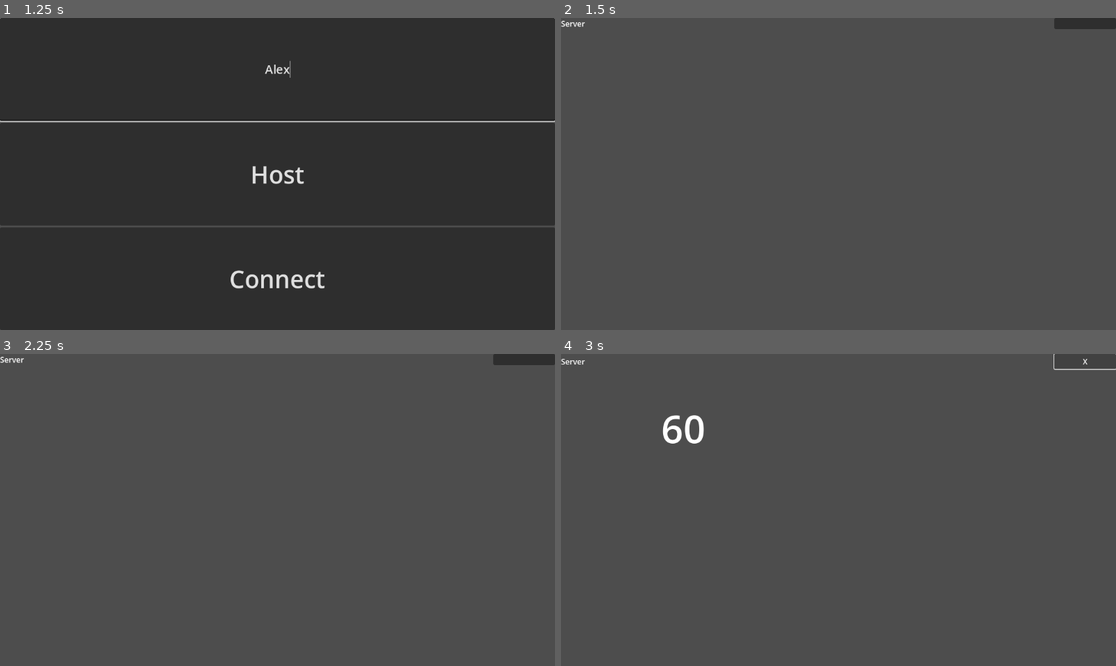
Above: before the commit, frames 1-4 (two rows, left to right).
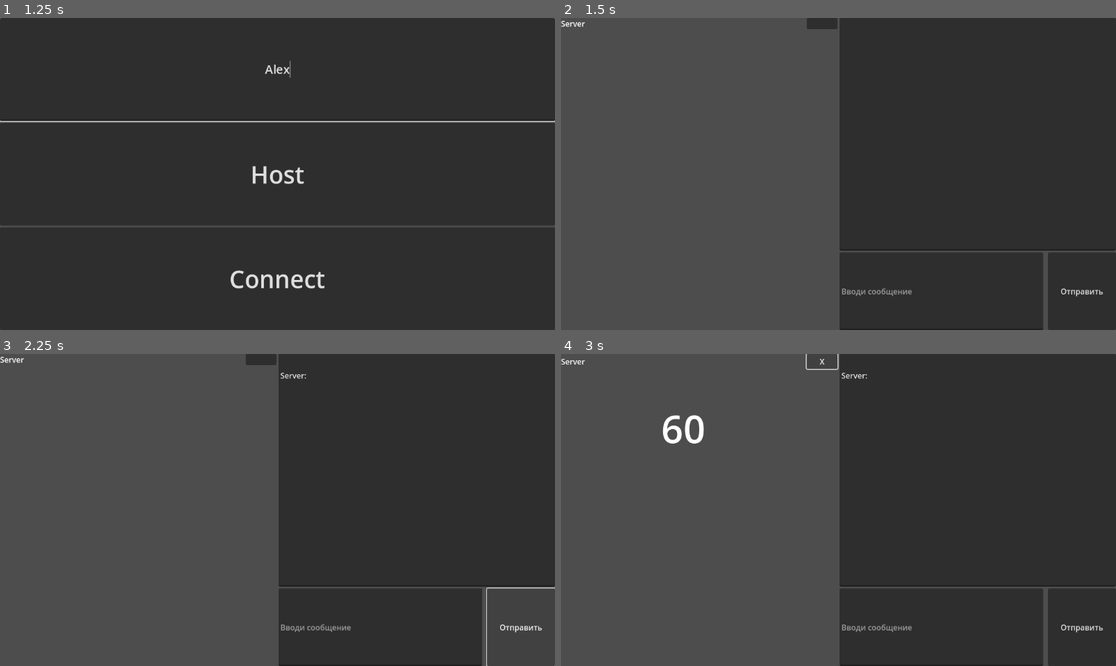
Above: after the commit, the same moments.

Repository: Dimlock/mp_test
Game: Godot game, scene res://main.tscn
Two runs of this game, one before a commit and one after it. Both use one fixed random seed, a clock stepped at 60 frames per second and the inputs below.
Inputs (mouse positions are in pixels of both pictures, inside the frame that each line leads up to; where the layout moved, square brackets give the same spot in the first picture):
- Up to frame 1 (1.25 s): click (277, 71) at 0.52 s; type "Alex" at 0.6 s
- Up to frame 2 (1.5 s): click "Host" at 1.25 s
- Up to frame 3 (2.25 s): click (521, 628) at 2 s, where only the run after the commit has a clickable "Отправить"
- Up to frame 4 (3 s): click (821, 360) [1082, 360] at 2.75 s

Frame 1 is identical in both runs. In frame 2, 49% of the frame differs, in the area x 44-100%, y 0-100%; in frame 3, 46%; in frame 4, 49%.

Commit message:
Чат подключен

Diff:
--- a/chat.gd
+++ b/chat.gd
@@ -12,10 +12,8 @@
 
 
 func _on_send_pressed() -> void:
-	if not multiplayer.is_server():
-		network_chat_manager.send_message.rpc_id(1, message_text.text)
-	else:
-		network_chat_manager.send_message(message_text.text)
+	network_chat_manager.send_message.rpc(message_text.text)
+
 
 func _on_chat_history_changed(message):
 	chat_text.text = message
--- a/lobby.tscn
+++ b/lobby.tscn
@@ -1,8 +1,9 @@
-[gd_scene load_steps=4 format=3 uid="uid://breyp3c0xjy1d"]
+[gd_scene load_steps=5 format=3 uid="uid://breyp3c0xjy1d"]
 
 [ext_resource type="Script" uid="uid://bav5kga1pvge5" path="res://lobby.gd" id="1_2wvic"]
 [ext_resource type="PackedScene" uid="uid://c5djpgqn2478m" path="res://player_in_lobby.tscn" id="1_xrgmn"]
 [ext_resource type="PackedScene" uid="uid://cn7jqqk4ip177" path="res://lobby_timer.tscn" id="3_2wvic"]
+[ext_resource type="PackedScene" uid="uid://bs7q8ygmbtyyt" path="res://chat.tscn" id="4_tftiq"]
 
 [node name="Lobby" type="Control"]
 layout_mode = 3
@@ -27,3 +28,7 @@
 unique_name_in_owner = true
 layout_mode = 2
 size_flags_horizontal = 3
+
+[node name="Chat" parent="HBoxContainer" instance=ExtResource("4_tftiq")]
+layout_mode = 2
+size_flags_horizontal = 3
--- a/network_chat_manager.gd
+++ b/network_chat_manager.gd
@@ -7,9 +7,9 @@
 		chat_history = value
 		chat_history_changed.emit(value)
 
-@rpc("any_peer")
+@rpc("any_peer", "call_local")
 func send_message(message):
-	var nickname = Network.find_peer_nickname(multiplayer.get_remote_sender_id())
-	if not nickname:
-		nickname = Network.find_peer_nickname(1)
-	chat_history += "\n" + nickname + ": " + message
+	var player = PlayerManager.get_player_by_id(multiplayer.get_remote_sender_id())
+	if not player:
+		player = PlayerManager.get_player_by_id(get_multiplayer_authority())
+	chat_history += "\n" + player.name + ": " + message
--- a/network_chat_manager.tscn
+++ b/network_chat_manager.tscn
@@ -1,14 +1,6 @@
-[gd_scene load_steps=3 format=3 uid="uid://ny3jfu5fpmxu"]
+[gd_scene load_steps=2 format=3 uid="uid://ny3jfu5fpmxu"]
 
 [ext_resource type="Script" uid="uid://3rklucf78r5m" path="res://network_chat_manager.gd" id="1_3dr4d"]
 
-[sub_resource type="SceneReplicationConfig" id="SceneReplicationConfig_2wucn"]
-properties/0/path = NodePath(".:chat_history")
-properties/0/spawn = false
-properties/0/replication_mode = 2
-
 [node name="NetworkChatManager" type="Node"]
 script = ExtResource("1_3dr4d")
-
-[node name="MultiplayerSynchronizer" type="MultiplayerSynchronizer" parent="."]
-replication_config = SubResource("SceneReplicationConfig_2wucn")
